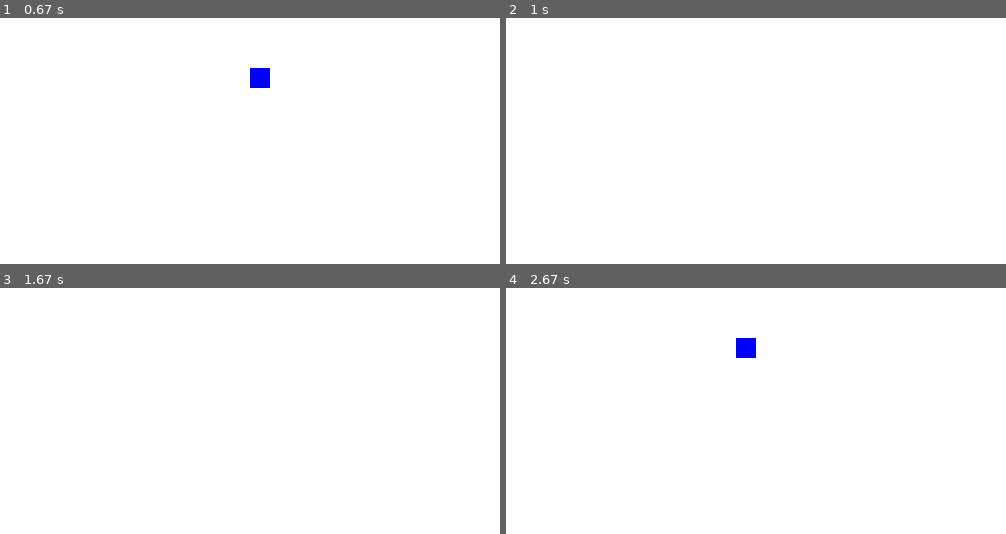
Above: before the commit, frames 1-4 (two rows, left to right).
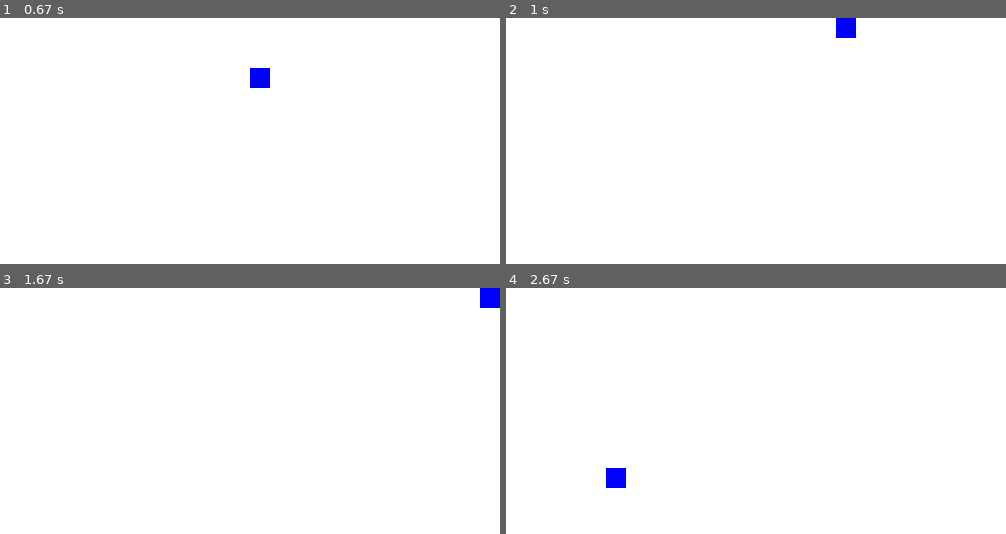
Above: after the commit, the same moments.

Repository: Gha211th/Learning_Pygame
Game: pygame game, started from Practicing_by_myself/1_lest_code.py
Same seed, same stepped clock (60 frames per second), same inputs: the game is played once before the commit and once after it.
Inputs:
- Up to frame 1 (0.67 s): hold Right from 0.33 s (still down)
- Up to frame 2 (1 s): release Right at 0.8 s; hold Up from 0.83 s (still down)
- Up to frame 3 (1.67 s): release Up at 1.13 s; hold Right 1.17-1.63 s
- Up to frame 4 (2.67 s): hold Left 1.67-2.2 s; hold Down 2.23-2.53 s; hold Left from 2.57 s (still down)

Frame 1 is identical in both runs. In frame 2, 0.3% of the frame differs, in the area x 66-70%, y 0-9%; in frame 3, 0.3%; in frame 4, 0.7%, in the area x 20-50%, y 20-82%.

Commit message:
practicing:)

Diff:
--- a/Practicing_by_myself/1_lest_code.py
+++ b/Practicing_by_myself/1_lest_code.py
@@ -17,6 +17,9 @@
 # for movement
 x, y = 50, 50
 speed = 5
+
+# limit space
+box_size = 20
 
 # for fps
 clock = pygame.time.Clock()
@@ -44,6 +47,16 @@
     if keys[pygame.K_LEFT or pygame.K_a]:
         x -= speed
 
+
+    # limit space
+    if x < 0:
+        x = 0
+    if x + box_size > 500:
+        x = 500 - box_size
+    if y < 0:
+        y = 0
+    if y + box_size > 500:
+        x = 500 - box_size
     # initialize the window
     screen.fill(color_white)
     pygame.draw.rect(screen, color_black, (x, y, 20, 20))
